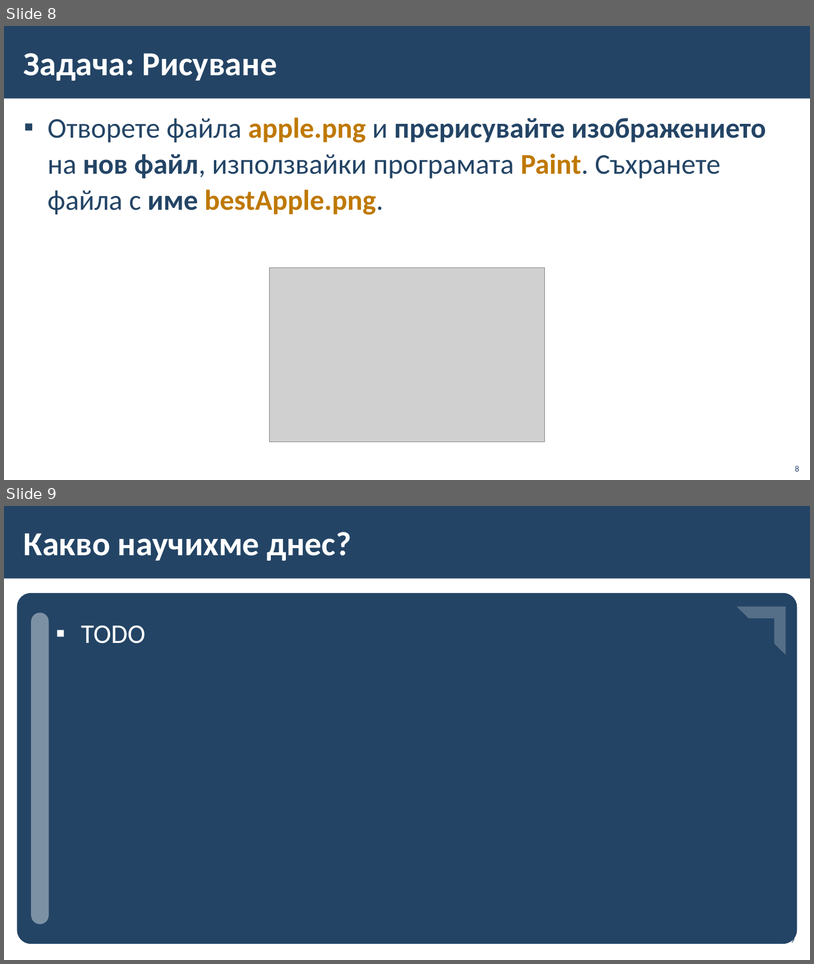
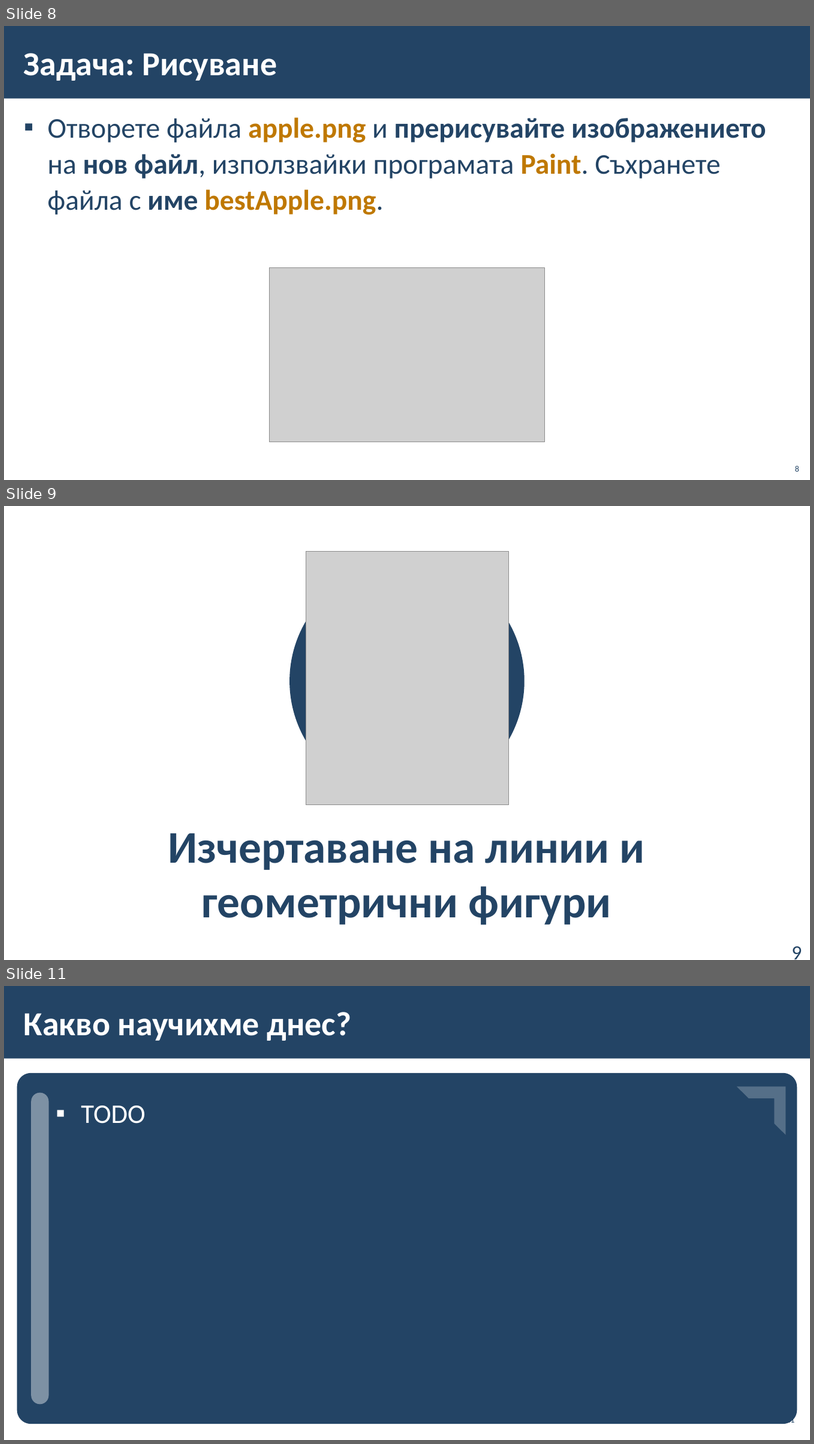
Before and after one commit to BG-IT-Edu/School-Programming, a slide deck: Courses/Computer-Modeling-and-IT/Computer-Modeling-and-IT-5-Class/13-Freehand-Drawing-and-Painting-Tools/13-Freehand-Drawing-and-Painting-Tools.pptx. Shown one above the other, each under a label of ours: slides 8 and 9 before the commit, slides 8, 9 and 11 after it; the slides between them are not shown. The pictures are 814x964 and 814x1444 pixels, drawn with LibreOffice and Linux fonts; fonts in the diff are those of the drawing; grey boxes stand for pictures; background and template pictures are left out. Boxes give left, top, right and bottom in pixels: in the first picture for what was removed or moved away, otherwise in the second. Text is boxed around its words. In the diff, an @@ line names an element or a change of style, - is before the commit and + after.

```diff
--- a/Courses/Computer-Modeling-and-IT/Computer-Modeling-and-IT-5-Class/13-Freehand-Drawing-and-Painting-Tools/13-Freehand-Drawing-and-Painting-Tools.pptx
+++ b/Courses/Computer-Modeling-and-IT/Computer-Modeling-and-IT-5-Class/13-Freehand-Drawing-and-Painting-Tools/13-Freehand-Drawing-and-Painting-Tools.pptx
@@ slide 9 added at box(4, 506, 810, 960), background #FFFFFF @@
@@ picture added at box(306, 552, 509, 805) @@
@@ ellipse added at box(290, 564, 525, 799), fill #234465 @@
@@ title added at box(168, 833, 645, 924), 54 pt, text #234465, bold @@
+Изчертаване на линии и геометрични фигури
@@ page number added at box(792, 946, 802, 959), 24 pt, text #234465 @@
+9
@@ what was slide 9 is now slide 11 @@
@@ page number at box(786, 1418, 795, 1425): text changed @@
-9
+11
```
Also in this commit, not shown: 1 other slide added.
